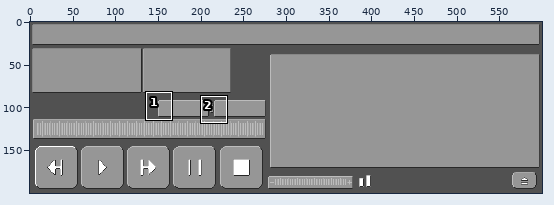
File history of a pixel-art file, assets/window.aseprite. The picture above shows the old version from afar; the outline marks the close-up.
Close-up. Old version:
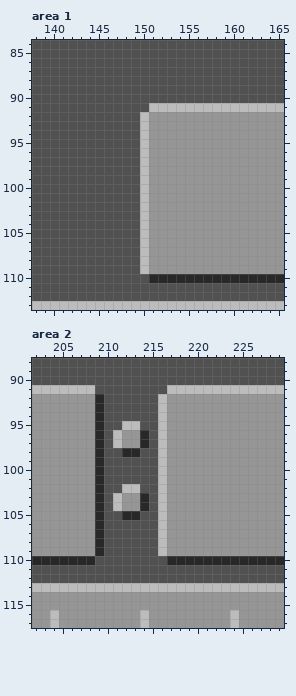
600x200 pixels, 1 frame. Shown: area 1: x 138..165, y 84..113; area 2: x 202..229, y 88..117.
And afterwards:
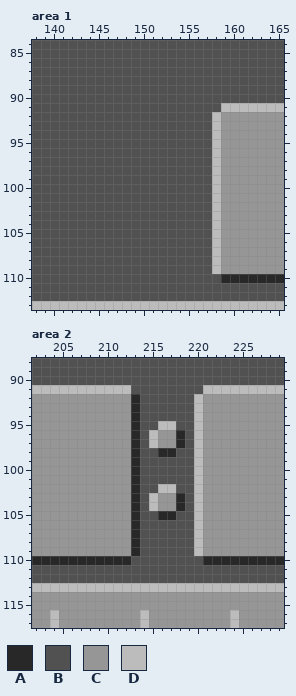
Palette (. is transparent): A #282828  B #515151  C #969696  D #bcbcbc
Diff:
--- area 1
@@ x 148..160 @@
  90 BBBBBBBBBBBBB
- 91 BBBDDDDDDDDDD
- 92 BBDCCCCCCCCCC
- 93 BBDCCCCCCCCCC
- 94 BBDCCCCCCCCCC
- 95 BBDCCCCCCCCCC
- 96 BBDCCCCCCCCCC
- 97 BBDCCCCCCCCCC
- 98 BBDCCCCCCCCCC
- 99 BBDCCCCCCCCCC
-100 BBDCCCCCCCCCC
-101 BBDCCCCCCCCCC
-102 BBDCCCCCCCCCC
-103 BBDCCCCCCCCCC
-104 BBDCCCCCCCCCC
-105 BBDCCCCCCCCCC
-106 BBDCCCCCCCCCC
-107 BBDCCCCCCCCCC
-108 BBDCCCCCCCCCC
-109 BBDCCCCCCCCCC
-110 BBBAAAAAAAAAA
+ 91 BBBBBBBBBBBDD
+ 92 BBBBBBBBBBDCC
+ 93 BBBBBBBBBBDCC
+ 94 BBBBBBBBBBDCC
+ 95 BBBBBBBBBBDCC
+ 96 BBBBBBBBBBDCC
+ 97 BBBBBBBBBBDCC
+ 98 BBBBBBBBBBDCC
+ 99 BBBBBBBBBBDCC
+100 BBBBBBBBBBDCC
+101 BBBBBBBBBBDCC
+102 BBBBBBBBBBDCC
+103 BBBBBBBBBBDCC
+104 BBBBBBBBBBDCC
+105 BBBBBBBBBBDCC
+106 BBBBBBBBBBDCC
+107 BBBBBBBBBBDCC
+108 BBBBBBBBBBDCC
+109 BBBBBBBBBBDCC
+110 BBBBBBBBBBBAA
 111 BBBBBBBBBBBBB
--- area 2
@@ x 207..222 @@
  90 BBBBBBBBBBBBBBBB
- 91 DDBBBBBBBBDDDDDD
- 92 CCABBBBBBDCCCCCC
- 93 CCABBBBBBDCCCCCC
- 94 CCABBBBBBDCCCCCC
- 95 CCABBDDBBDCCCCCC
- 96 CCABDCCABDCCCCCC
- 97 CCABDCCABDCCCCCC
- 98 CCABBAABBDCCCCCC
- 99 CCABBBBBBDCCCCCC
-100 CCABBBBBBDCCCCCC
-101 CCABBBBBBDCCCCCC
-102 CCABBDDBBDCCCCCC
-103 CCABDCCABDCCCCCC
-104 CCABDCCABDCCCCCC
-105 CCABBAABBDCCCCCC
-106 CCABBBBBBDCCCCCC
-107 CCABBBBBBDCCCCCC
-108 CCABBBBBBDCCCCCC
-109 CCABBBBBBDCCCCCC
-110 AABBBBBBBBAAAAAA
+ 91 DDDDDDBBBBBBBBDD
+ 92 CCCCCCABBBBBBDCC
+ 93 CCCCCCABBBBBBDCC
+ 94 CCCCCCABBBBBBDCC
+ 95 CCCCCCABBDDBBDCC
+ 96 CCCCCCABDCCABDCC
+ 97 CCCCCCABDCCABDCC
+ 98 CCCCCCABBAABBDCC
+ 99 CCCCCCABBBBBBDCC
+100 CCCCCCABBBBBBDCC
+101 CCCCCCABBBBBBDCC
+102 CCCCCCABBDDBBDCC
+103 CCCCCCABDCCABDCC
+104 CCCCCCABDCCABDCC
+105 CCCCCCABBAABBDCC
+106 CCCCCCABBBBBBDCC
+107 CCCCCCABBBBBBDCC
+108 CCCCCCABBBBBBDCC
+109 CCCCCCABBBBBBDCC
+110 AAAAAABBBBBBBBAA
 111 BBBBBBBBBBBBBBBB
Where, in picture pixels (left, top, right, bottom), the same in both close-ups:
changed: (140, 103, 221, 283)
changed: (95, 385, 203, 565)
